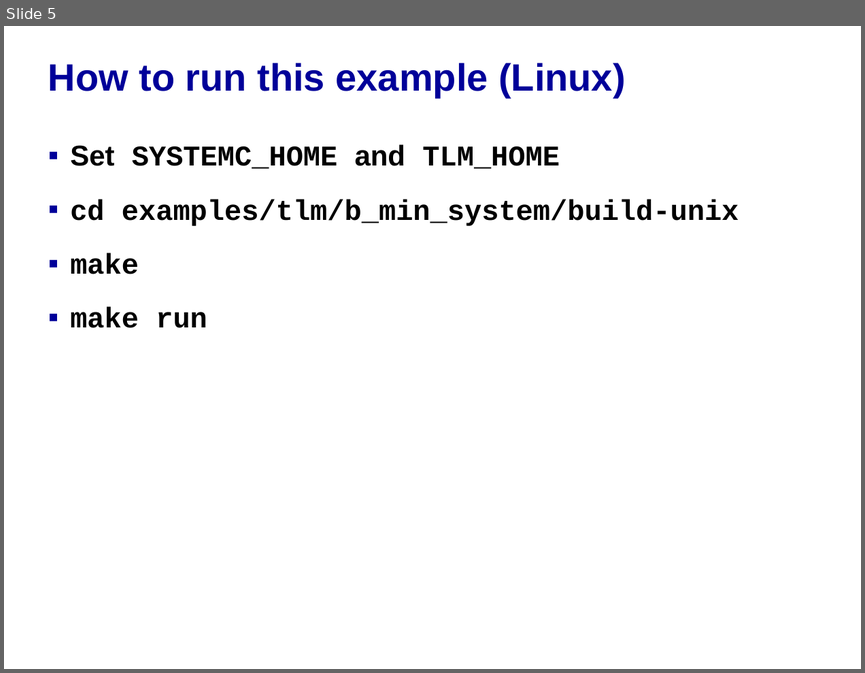
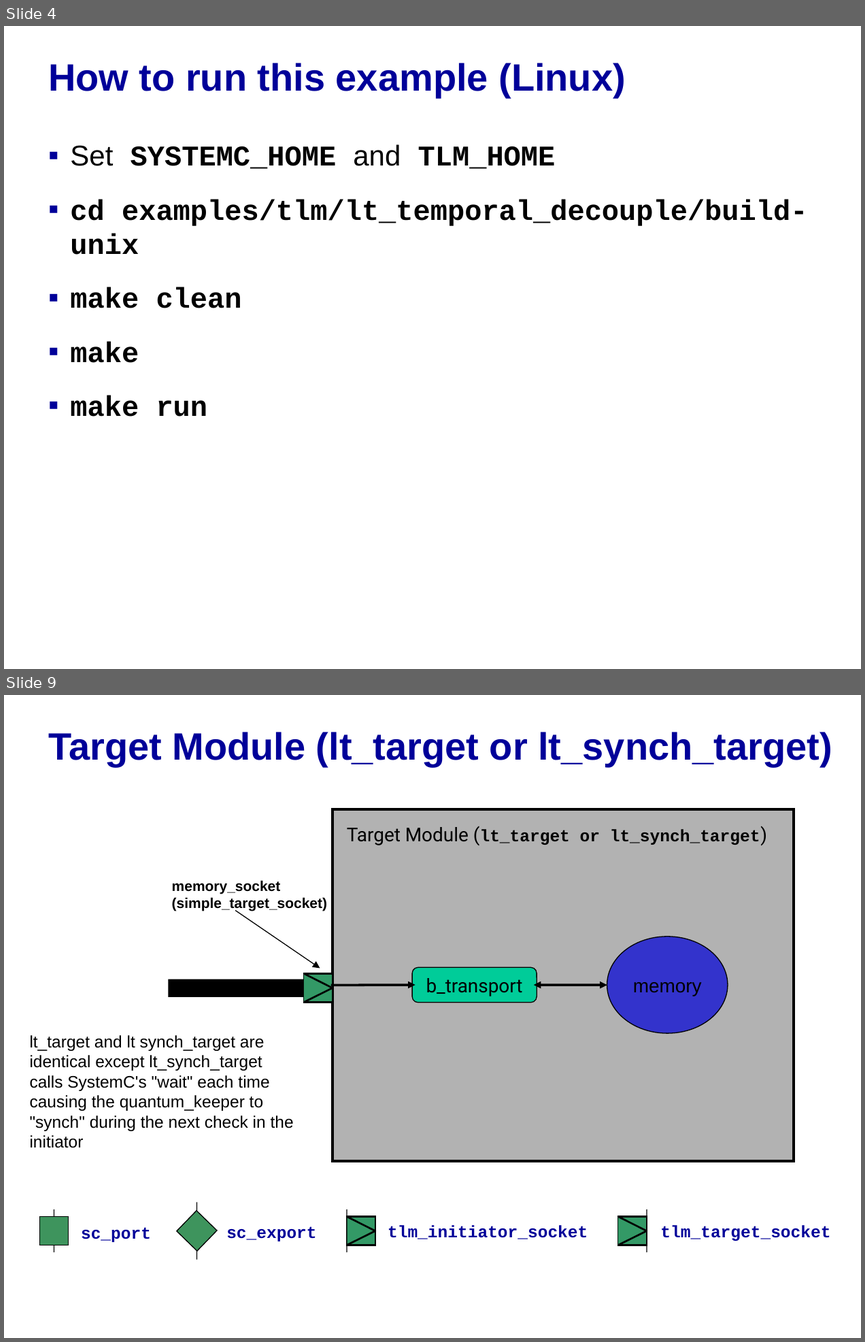
Before and after one commit to accellera-official/systemc, a slide deck: examples/tlm/lt_temporal_decouple/docs/lt_temporal_decouple_example.ppt. Shown one above the other, each under a label of ours: slide 5 before the commit, slides 4 and 9 after it; the slides between them are not shown. The pictures are 865x673 and 865x1342 pixels, drawn with LibreOffice and Linux fonts; fonts in the diff are those of the drawing; background and template pictures are left out. Boxes give left, top, right and bottom in pixels: in the first picture for what was removed or moved away, otherwise in the second. Text is boxed around its words. In the diff, an @@ line names an element or a change of style, - is before the commit and + after.

Commit message:
update of temporal decoupling example ppt

```diff
--- a/examples/tlm/lt_temporal_decouple/docs/lt_temporal_decouple_example.ppt
+++ b/examples/tlm/lt_temporal_decouple/docs/lt_temporal_decouple_example.ppt
@@ slide 9 added at bbox=[4, 695, 861, 1338], background picture (left out) @@
@@ title added at bbox=[48, 732, 832, 767], 32 pt, text #000099, bold @@
+Target Module (lt_target or lt_synch_target)
@@ rectangle added at bbox=[332, 809, 793, 1160], fill #B2B2B2, outline #000000 2.24 pt @@
@@ text added at bbox=[347, 827, 760, 845], 14 pt, text #000000, bold @@
+Target Module (lt_target or lt_synch_target)
@@ text added at bbox=[172, 880, 327, 911], 12 pt, text #000000, bold @@
+memory_socket
+(simple_target_socket)
@@ arrow added from (235, 910) to (320, 968), #000000 0.74 pt @@
@@ ellipse added at bbox=[607, 936, 728, 1034], fill #3333CC, outline #000000 0.74 pt, 16 pt, text #000000 @@
+memory
@@ rectangle added at bbox=[304, 974, 332, 1002], fill #339966, outline #000000 1.5 pt @@
@@ freeform shape added at bbox=[304, 974, 332, 1002], fill #339966, outline #000000 1.5 pt @@
@@ rounded rectangle added at bbox=[412, 968, 536, 1002], fill #00CC99, outline #000000 0.74 pt, 16 pt, text #000000 @@
+b_transport
@@ line added from (333, 988) to (169, 988), #000000 15 pt @@
@@ arrow added from (331, 985) to (415, 985), #000000 2.01 pt @@
@@ double arrow added from (534, 985) to (607, 985), #000000 2.01 pt @@
@@ text added at bbox=[30, 1035, 294, 1148], 14 pt, text #000000 @@
+lt_target and lt synch_target are
+identical except lt_synch_target
+calls SystemC's "wait" each time
+causing the quantum_keeper to
+"synch" during the next check in the
+initiator
@@ group added at bbox=[40, 1202, 830, 1259]: 4 texts, 4 rectangles, 4 lines, 2 freeform shapes @@
+tlm_initiator_socket
+tlm_target_socket
+sc_port
+sc_export
@@ what was slide 5 is now slide 4 @@
@@ slide 4 changed as well @@
@@ text at bbox=[70, 144, 555, 169]: bold off in "Set and" @@
@@ text at bbox=[70, 199, 807, 308]: text changed @@
-▪ cd examples/tlm/b_min_system/build-unix
+▪ cd examples/tlm/lt_temporal_decouple/build-unix
+▪ make clean
```
Also in this commit, not shown: 8 other slides added, 5 slides removed.
